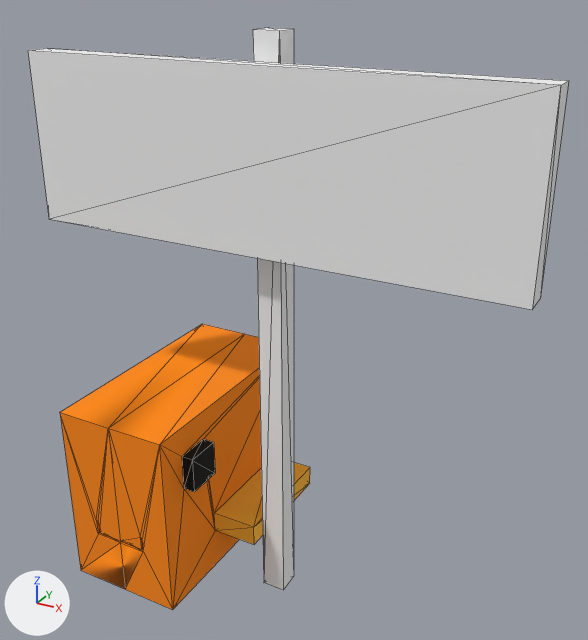
The OBJ model models/goldfish.obj as it was, and as the next commit left it.
Camera for both pictures: a 50 mm lens placed at (1.95, -2.05, 2.46), pointed at (0.46, 0.66, 1.1). Lighting does not change. The marker at lower left points along +X, +Y and +Z. Mesh edges are drawn as thin lines. Where no turn or scale is listed for an object, it has been applied to the vertices. Vertices at the same position are counted once.

Objects in the first picture: 'goldfish'.
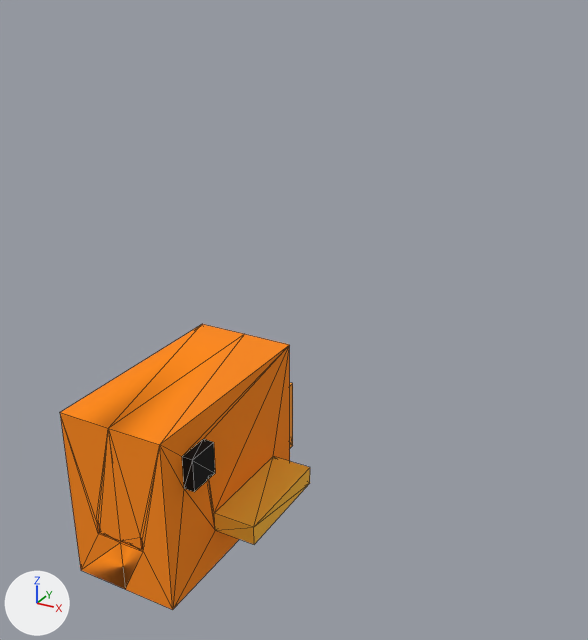
Edits to the scene script, one JSON object a line:
```json
{"block": "me_goldfish", "where": "me_goldfish.from_pydata(...)  # 90 vertices, 176 faces; spans x -0.49..1.49, y 0.0..1.34, z -0.08..2.25"}
{"block": "me_goldfish", "where": "# used by ob_goldfish; location = (0.0, 0.0, 0.0)"}
{"block": "me_goldfish", "change": "me_goldfish part 1: the loose piece of 8 vertices spanning x 0.45..0.55, y 0.4..0.5, z -0.08..2.25 is deleted"}
{"block": "me_goldfish", "change": "me_goldfish part 2: the loose piece of 8 vertices spanning x -0.49..1.49, y 0.3..0.4, z 1.49..2.15 is deleted"}
{"op": "remove", "block": "me_goldfish", "code": "me_goldfish.materials.append(mat_color_m01)  # white #f2f2f2"}
```

What differs and where, as boxes (x1, y1, x2, y2) in the pictures (588 x 640 px):
```json
{"object": "goldfish", "change": "reshaped", "before": [28, 28, 569, 610], "after": [60, 324, 310, 610], "on screen": "54% narrower, 51% shorter"}
{"part": 1, "of": "me_goldfish", "change": "deleted", "before": [253, 28, 294, 590]}
{"part": 2, "of": "me_goldfish", "change": "deleted", "before": [28, 48, 569, 310]}
```
